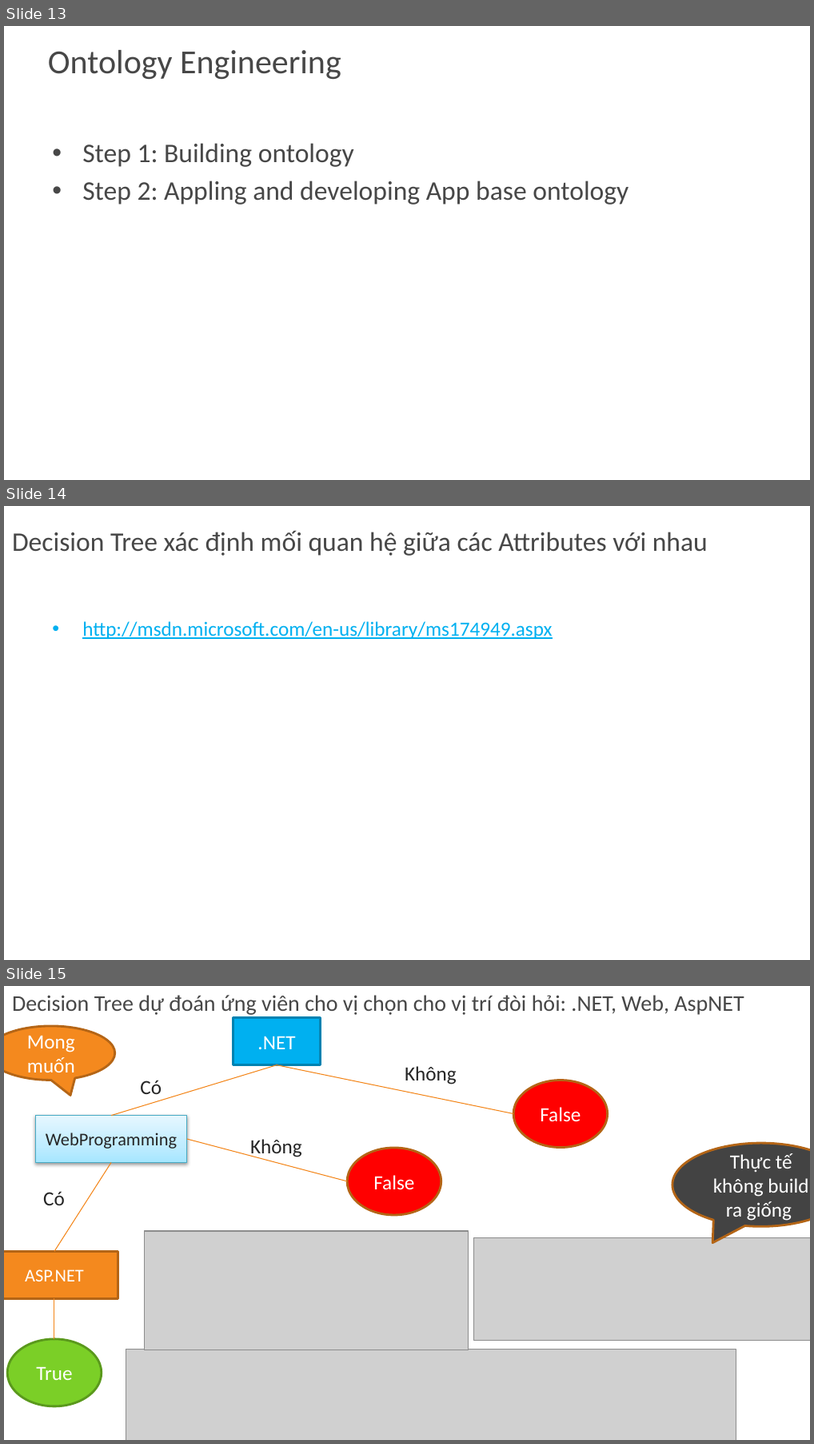
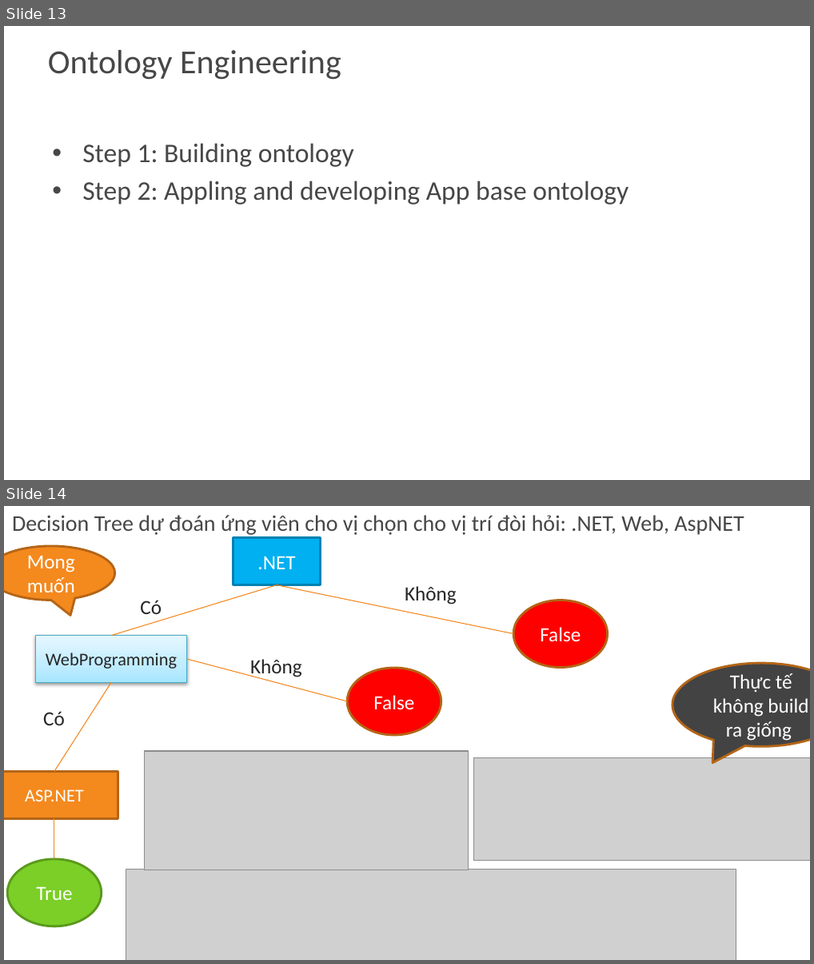
Before and after one commit to khanhduy94/jobzoom, a slide deck: Documents/JobZoom.pptx. Shown one above the other, each under a label of ours: slides 13, 14 and 15 before the commit, slides 13 and 14 after it. The pictures are 814x1444 and 814x964 pixels, drawn with LibreOffice and Linux fonts; fonts in the diff are those of the drawing; grey boxes stand for pictures; background and template pictures are left out. Boxes give left, top, right and bottom in pixels: in the first picture for what was removed or moved away, otherwise in the second. Text is boxed around its words. In the diff, an @@ line names an element or a change of style, - is before the commit and + after.

```diff
--- a/Documents/JobZoom.pptx
+++ b/Documents/JobZoom.pptx
@@ slide 14 removed at [4,506,810,960], background picture (left out) @@
@@ title removed at [12,531,708,556] @@
-Decision Tree xác định mối quan hệ giữa các Attributes với nhau
@@ text removed at [82,621,552,639] @@
-• http://msdn.microsoft.com/en-us/library/ms174949.aspx
@@ what was slide 15 is now slide 14 @@
```
Also in this commit, not shown: 1 slide changed, 2 slides added, 2 other files.
